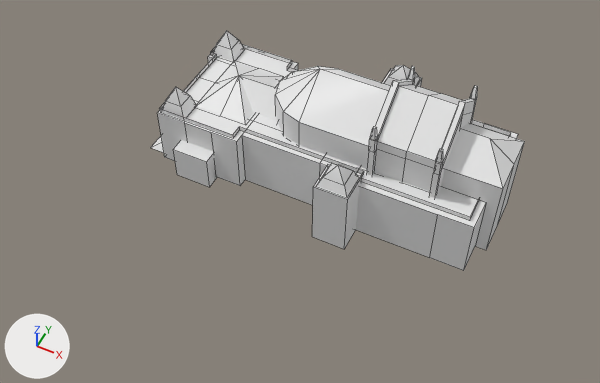
One commit to the FBX model Assets/Assets/Environments/Meshes/SM_Building_Opera.fbx: the scene before it, then after it.
Both versions are drawn from a 50 mm lens placed at (96.8, -125.5, 143.9), pointed at (40.3, -12.5, 2.7). The lights are fixed; the arrows at lower left show +X, +Y and +Z. The older version comes first. Mesh edges are drawn as thin lines. Materials are left out; every surface is plain grey. Where no turn or scale is listed for an object, it has been applied to the vertices.

In view in the first picture: 'SM_Building_Opera'.
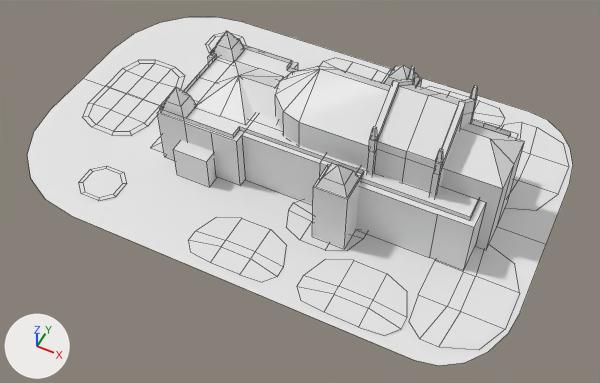
Pixel boxes [x1, y1, x2, y2] of what changed, in the pictures (600 x 383 px):
'SM_Building_Opera', reshaped (45% wider, 45% taller): before [150, 31, 525, 271]; after [27, 17, 573, 366]
part 1 of me_plane, added: after [27, 17, 573, 366]

Edits to the bpy script that builds the scene:
```text
Change me_plane:
    used by ob_sm_building_opera; location = (0.0, 0.0, 0.0)
    remove me_plane.from_pydata(...)  # 341 vertices, 266 faces; spans x 0.2..83.2, y -21.1..21.1, z 0.0..31.9
    add me_plane.from_pydata(...)  # 561 vertices, 384 faces; spans x -30.0..94.5, y -40.0..40.0, z 0.0..31.9
    me_plane part 1
    183 vertices are added at x -30.0..94.5, y -40.0..40.0, z 0.0..0.2
    8 new vertices lie (7.9, 0.0, 0.0) away from vertices in x 58.5, y -38.0..38.0, z 0.2
    8 new vertices lie (7.4, 0.0, 0.0) away from vertices in x 31.1, y -37.5..37.5, z 0.2
    8 new vertices lie (6.2, 0.0, 0.0) away from vertices in x 45.6, y -23.4..23.4, z 0.2
    8 new vertices lie (0.0, 9.9, 0.0) away from vertices in x 74.2..92.9, y -25.3..15.4, z 0.2
    5 new vertices lie (5.2, 0.0, 0.0) away from vertices in x -16.2, y -13.3..13.3, z 0.2
    118 new faces join them
```
